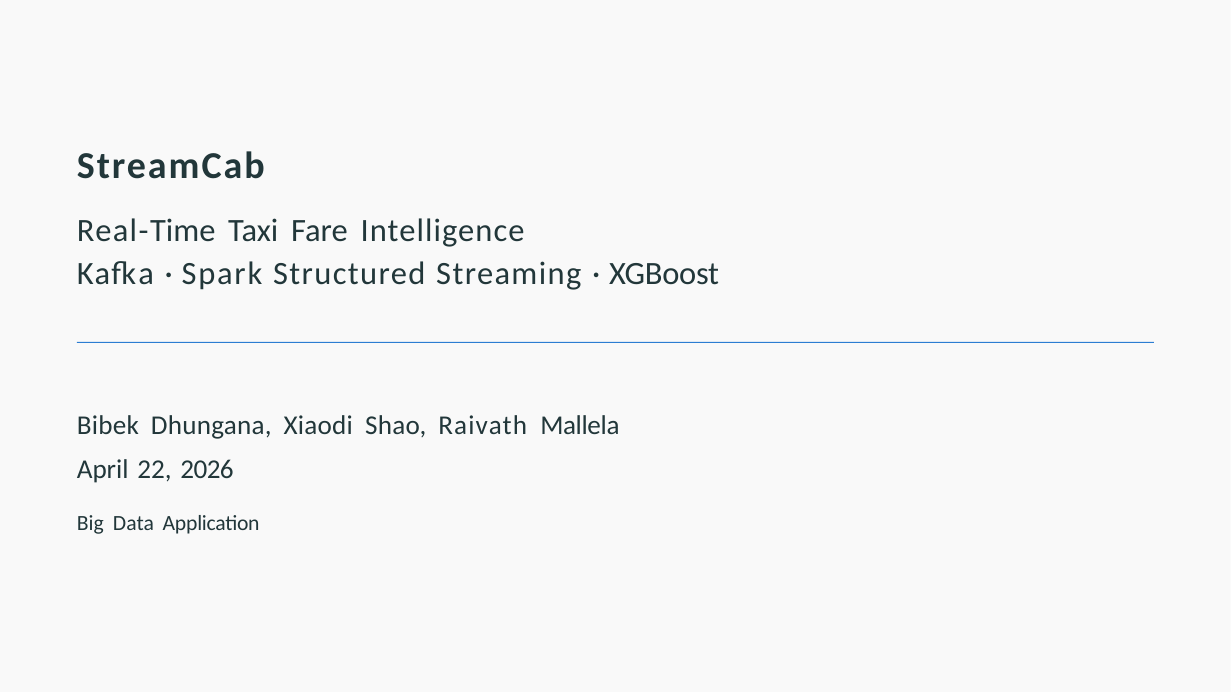
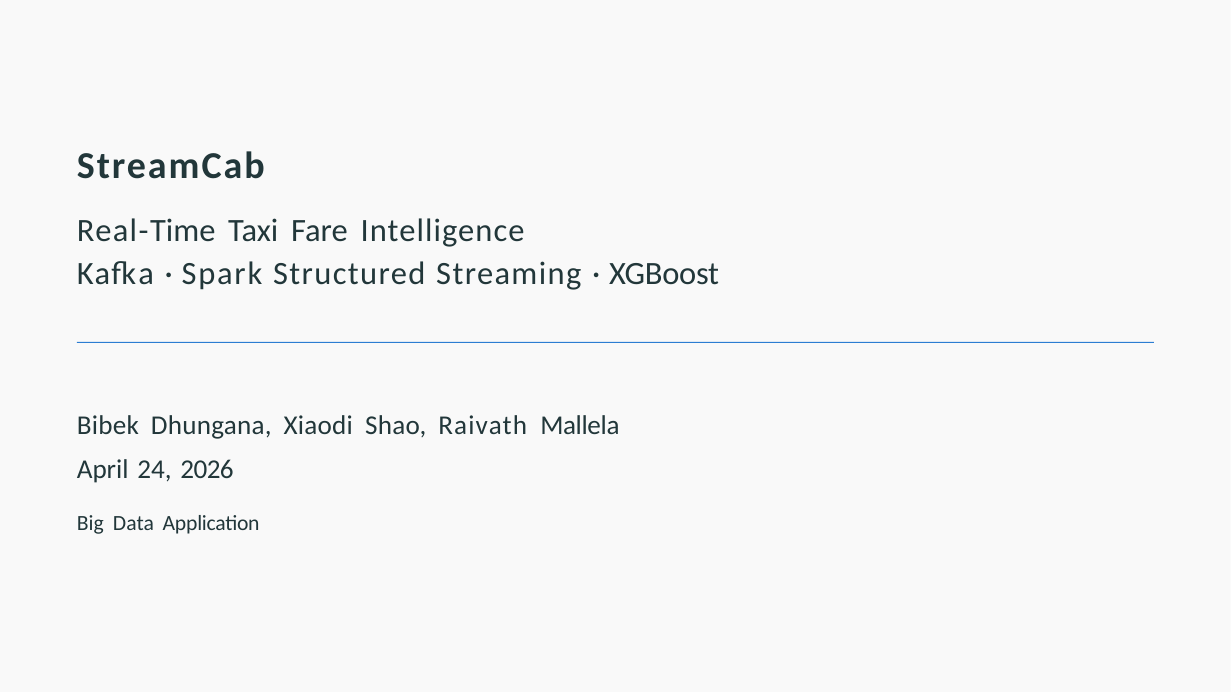
Before and after one commit to dhunganabibek/StreamCab, a slide deck: slide 1 of reports/streamcab_presentation.pptx. Drawn at 1232x693 pixels with LibreOffice and Linux fonts; fonts in the diff are those of the drawing. Boxes give left, top, right and bottom in pixels: in the first picture for what was removed or moved away, otherwise in the second. Text is boxed around its words. In the diff, an @@ line names an element or a change of style, - is before the commit and + after.

```diff
--- a/reports/streamcab_presentation.pptx
+++ b/reports/streamcab_presentation.pptx
@@ text at [77,415,619,483]: text changed @@
-Bibek Dhungana, Xiaodi Shao, Raivath Mallela April 22, 2026
+Bibek Dhungana, Xiaodi Shao, Raivath Mallela April 24, 2026
```
Also in this commit, not shown: 2 other slides changed.
